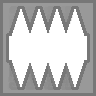
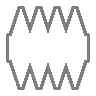
Layers edited between the first and the second (96, 96) image:
painted on "Layer 10" over [11, 67, 75, 89]
painted on "Layer 11" over [6, 6, 90, 90]
hid "Layer 2" over [0, 0, 96, 96]
hid "Layer 1" over [0, 0, 96, 96]
